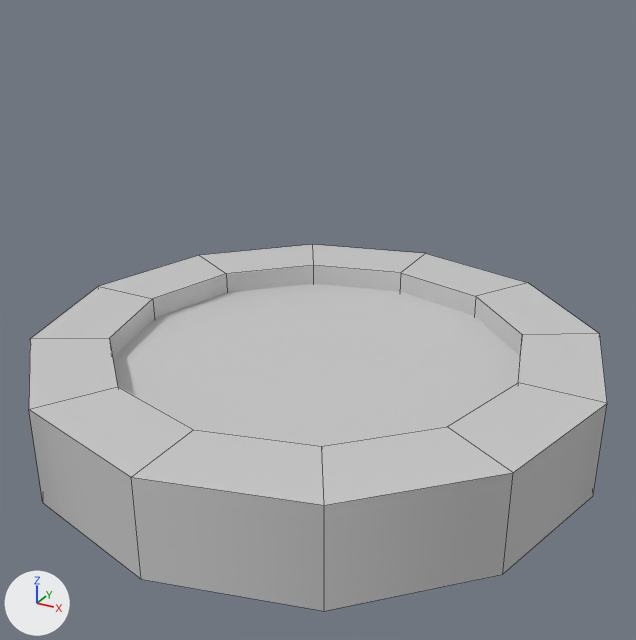
Two versions of the FBX model Assets/Models/fountain_geo_mesh.fbx, one commit apart.
Before and after are seen from a 50 mm lens placed at (2.04, -3.7, 2.45), pointed at (0.08, -0.13, 0.66). Every picture has the same lights, and +X, +Y and +Z are marked at lower left. Mesh edges are drawn as thin lines. Where no turn or scale is listed for an object, it has been applied to the vertices.

In view in the first picture: 'fountain_geo_base', 'fountain_geo_water'.
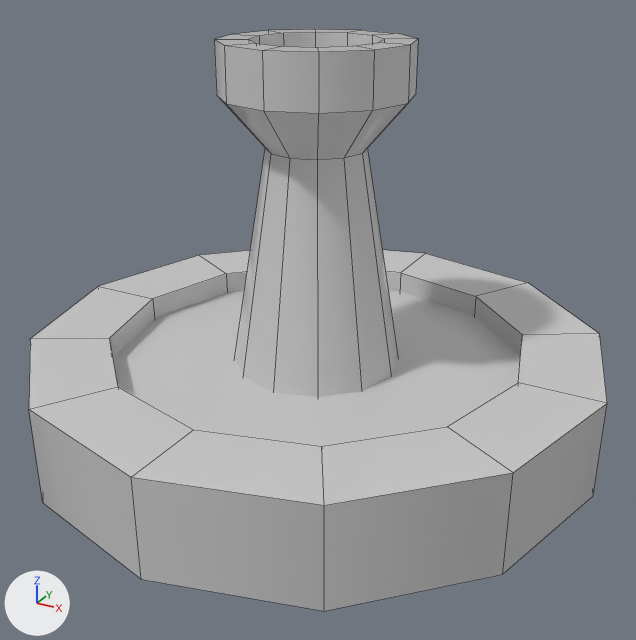
Location of each change, [x1, y1, x2, y2] in pixels of the pictures (636 x 640 px):
'fountain_geo_base', reshaped (58% taller): before [29, 244, 607, 611]; after [29, 29, 607, 611]
part 1 of me_mesh, added: after [214, 29, 418, 397]

The change, as a diff of the scene's bpy script:
```diff
--- a/Assets/Models/fountain_geo_mesh.fbx.py
+++ b/Assets/Models/fountain_geo_mesh.fbx.py
@@ me_mesh @@
 # used by ob_fountain_geo_base; location = (0.0, 0.0, 0.0)
-me_mesh.from_pydata(...)  # 49 vertices, 48 faces; spans x -1.5..1.5, y -1.5..1.5, z 0.0..0.5
+me_mesh.from_pydata(...)  # 121 vertices, 110 faces; spans x -1.5..1.5, y -1.5..1.5, z 0.0..2.0
+# me_mesh part 1: a new loose piece of 72 vertices spanning x -0.5..0.5, y -0.5..0.5, z 0.0..2.0, in mat_default (light grey #cbcbcb)
 me_mesh.materials.append(mat_default)
```
